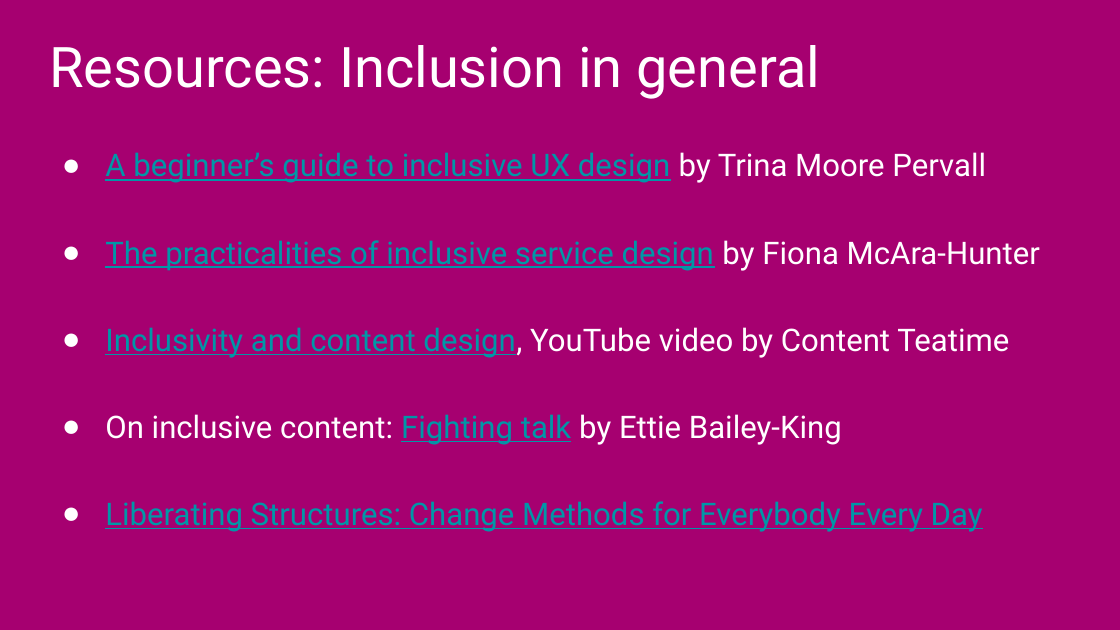
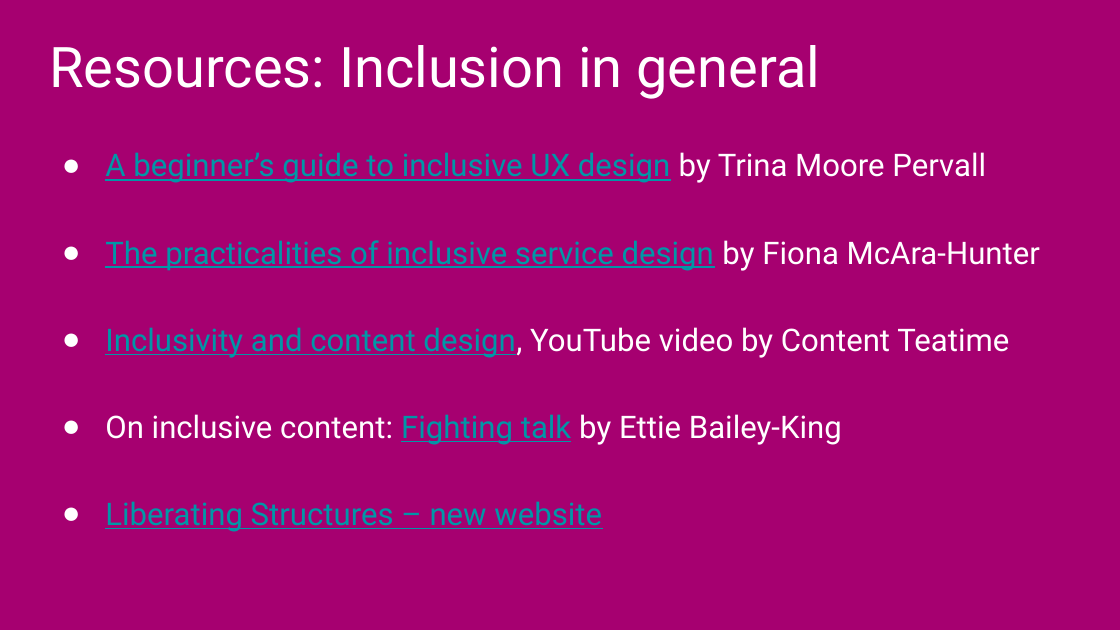
Before and after one commit to stephanie-K/portfolio, a slide deck: slide 56 of assets/images/Practical-steps/Practical-steps-to-more-inclusive-practice.pptx. Drawn at 1120x630 pixels with LibreOffice and Linux fonts; fonts in the diff are those of the drawing. Boxes give left, top, right and bottom in pixels: in the first picture for what was removed or moved away, otherwise in the second. Text is boxed around its words. In the diff, an @@ line names an element or a change of style, - is before the commit and + after.

```diff
--- a/assets/images/Practical-steps/Practical-steps-to-more-inclusive-practice.pptx
+++ b/assets/images/Practical-steps/Practical-steps-to-more-inclusive-practice.pptx
@@ text at (105, 501, 602, 532): text changed @@
-● Liberating Structures: Change Methods for Everybody Every Day
+● Liberating Structures – new website
```
Also in this commit, not shown: 2 other slides changed, 1 other file.
